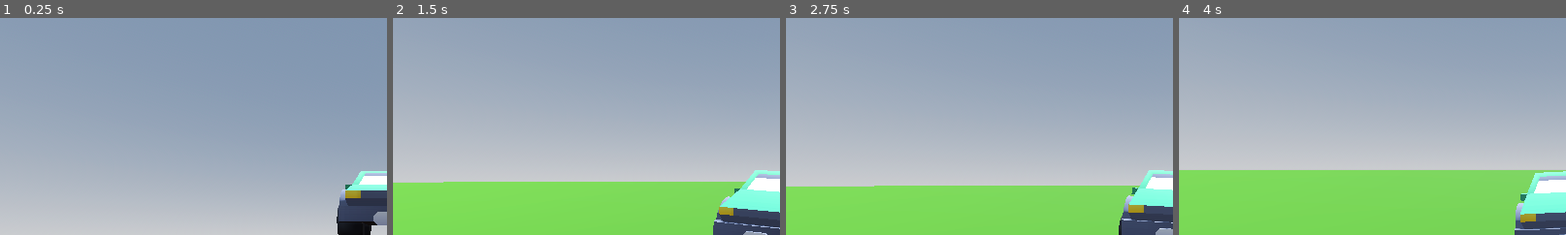
Above: before the commit, frames 1-4 (left to right).
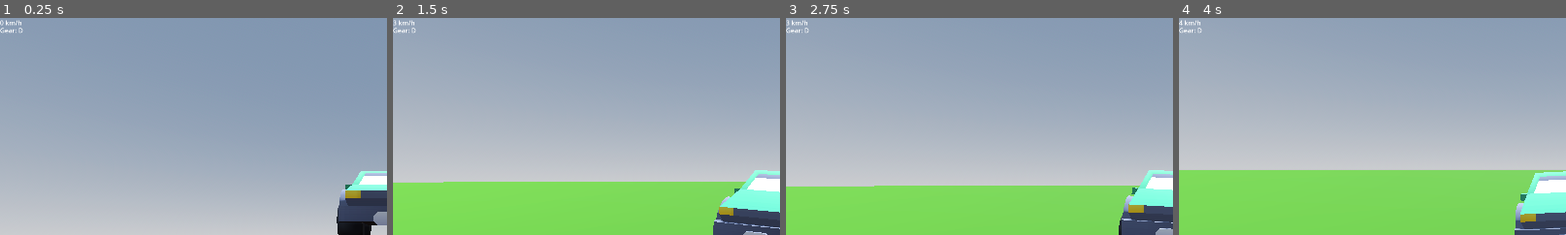
Above: after the commit, the same moments.

Repository: SaltyCookiez/DrivingSimEE
Game: Godot game, scene res://world.tscn
The game is run twice, just before and just after one commit, with the same random seed, the same clock (stepped at 60 frames per second) and the same inputs.
Inputs (mouse positions are % of the whole screen's width and height, from its top left):
- Up to frame 1 (0.25 s): no input
- Up to frame 2 (1.5 s): tap Enter at 0.5 s; move the mouse to (55, 50) at 0.52 s; hold D (Right) 0.53-1.28 s; hold W (Gas) 0.53-1.28 s; move the mouse to (45, 50) at 1.27 s; hold S (Brake) from 1.28 s (still down); tap W (Gas) at 1.35 s
- Up to frame 3 (2.75 s): move the mouse to (52, 48) at 2.02 s; release S (Brake) at 2.03 s; hold D (Right) from 2.03 s (still down); hold W (Gas) from 2.03 s (still down)
- Up to frame 4 (4 s): move the mouse to (49, 52) at 2.77 s; release W (Gas) at 2.78 s; tap W (Gas) at 2.85 s; move the mouse to (57, 51) at 3.52 s; release D (Right) at 3.53 s; hold A (Left) from 3.53 s (still down); hold W (Gas) from 3.53 s (still down)
The pictures show only the part of the screen within x 0-50%, y 0-50%; the shares and areas given below are measured in that part.

The runs differ from the first frame. In frame 1, 0.1% of the frame differs, in the area x 0-7%, y 0-8%; in frame 2, 0.1%; in frame 3, 0.1%; in frame 4, 0.1%.

Commit message:
Added HUD for gears and speedometer
Added hud using canvas, added more script for hud to be defined and working properly (speed display is a bit wrong, but it works right now), added text hud and changed existing car script for hud to work in real time

Diff:
--- a/driving-sim-ee/Car.gd
+++ b/driving-sim-ee/Car.gd
@@ -1,4 +1,6 @@
 extends VehicleBody3D
+
+@onready var hud = get_node("/root/World/HUD")
 
 var max_RPM = 450
 var max_torque = 300
@@ -8,6 +10,8 @@
 func _physics_process(delta):
 	$CamArm.position = position
 
+	var gear = "D"
+	var speed = linear_velocity.length() * 3.6
 	var dir = Input.get_action_strength("Gas") - Input.get_action_strength("Brake")
 	var steering_dir = Input.get_action_strength("Left") - Input.get_action_strength("Right")
 
@@ -20,5 +24,8 @@
 	engine_force = torque
 	steering = lerp(steering, steering_dir * turn_amount, turn_speed * delta)
 
+	hud.update_speed(speed)
+	hud.update_gear(gear)
+
 	if dir == 0:
 		brake = 2
--- /dev/null
+++ b/driving-sim-ee/HUD.gd
@@ -0,0 +1,10 @@
+extends CanvasLayer
+
+@onready var speed_label = $SpeedLabel
+@onready var gear_label = $GearLabel
+
+func update_speed(speed: float):
+	speed_label.text = str(int(speed)) + " km/h"
+
+func update_gear(gear: String):
+	gear_label.text = "Gear: " + gear
--- a/driving-sim-ee/world.tscn
+++ b/driving-sim-ee/world.tscn
@@ -1,6 +1,7 @@
-[gd_scene load_steps=6 format=3 uid="uid://b26f48rah4b5y"]
+[gd_scene load_steps=9 format=3 uid="uid://b26f48rah4b5y"]
 
 [ext_resource type="PackedScene" uid="uid://ljmjfekwkjue" path="res://vehicle_body_3d.tscn" id="1_f3sb7"]
+[ext_resource type="Script" uid="uid://dmlbmhlwygd3i" path="res://HUD.gd" id="2_fj7yv"]
 
 [sub_resource type="ProceduralSkyMaterial" id="ProceduralSkyMaterial_gv5m4"]
 sky_horizon_color = Color(0.66224277, 0.6717428, 0.6867428, 1)
@@ -22,6 +23,10 @@
 [sub_resource type="StandardMaterial3D" id="StandardMaterial3D_tlwt5"]
 albedo_color = Color(0.20554963, 0.43506294, 0.08396856, 1)
 
+[sub_resource type="LabelSettings" id="LabelSettings_fj7yv"]
+
+[sub_resource type="LabelSettings" id="LabelSettings_tlwt5"]
+
 [node name="World" type="Node3D"]
 
 [node name="WorldEnvironment" type="WorldEnvironment" parent="."]
@@ -38,3 +43,19 @@
 
 [node name="VehicleBody3D" parent="." instance=ExtResource("1_f3sb7")]
 transform = Transform3D(1, 0, 0, 0, 1, 0, 0, 0, 1, -5.520561, 0.5968126, 13.957907)
+
+[node name="HUD" type="CanvasLayer" parent="."]
+script = ExtResource("2_fj7yv")
+
+[node name="SpeedLabel" type="Label" parent="HUD"]
+offset_right = 40.0
+offset_bottom = 23.0
+text = "\"0 km/h\""
+label_settings = SubResource("LabelSettings_fj7yv")
+
+[node name="GearLabel" type="Label" parent="HUD"]
+offset_top = 19.0
+offset_right = 40.0
+offset_bottom = 42.0
+text = "\"D\""
+label_settings = SubResource("LabelSettings_tlwt5")
Not shown, added: driving-sim-ee/HUD.gd.uid
